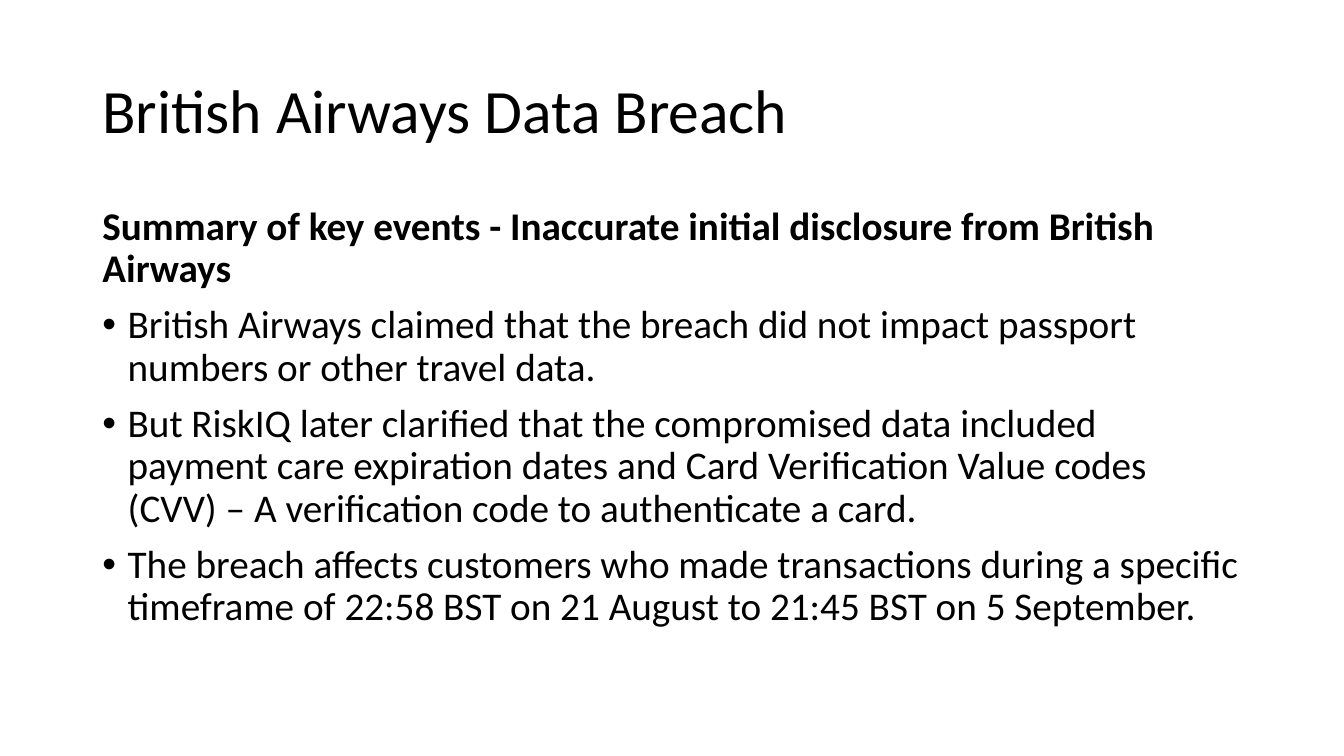
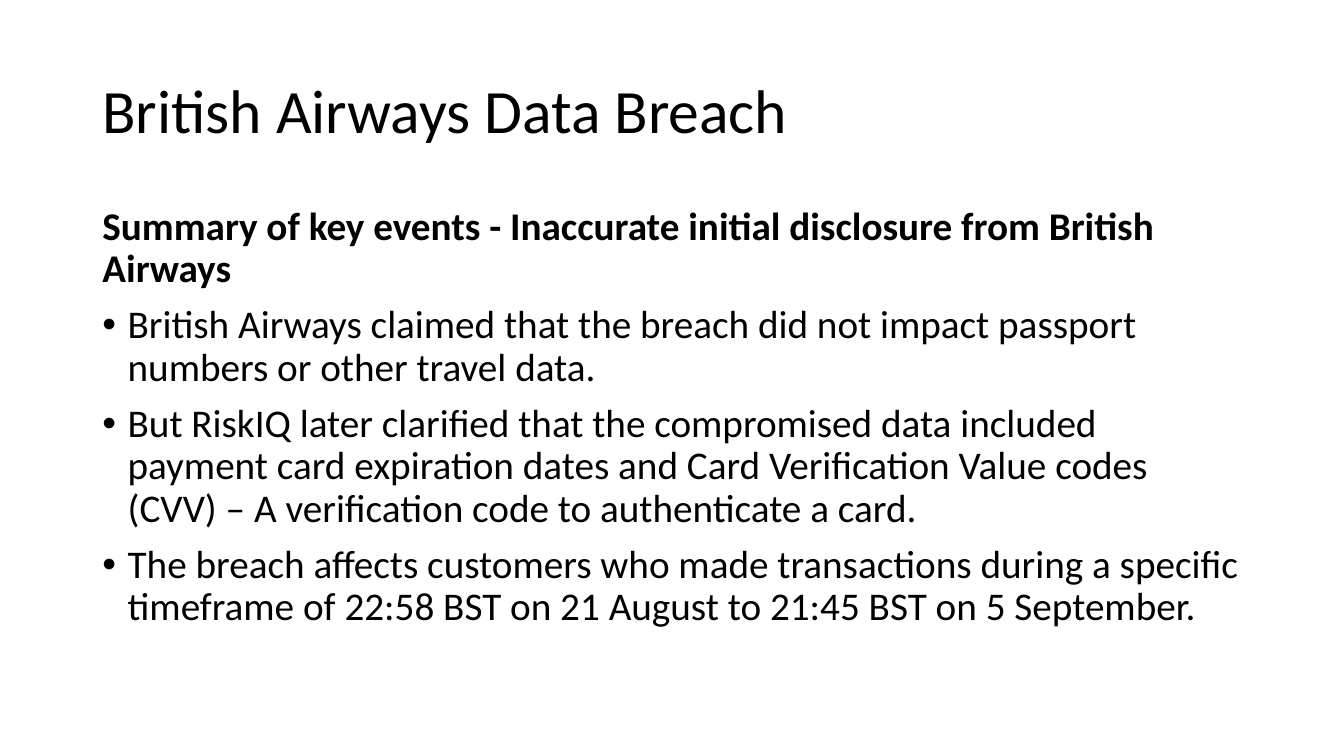
Before and after one commit to nicholasneo78/regression-analysis, a slide deck: slide 19 of CE4062-project.pptx. Drawn at 1344x756 pixels with LibreOffice and Linux fonts; fonts in the diff are those of the drawing. Boxes give left, top, right and bottom in pixels: in the first picture for what was removed or moved away, otherwise in the second. Text is boxed around its words. In the diff, an @@ line names an element or a change of style, - is before the commit and + after.

```diff
--- a/CE4062-project.pptx
+++ b/CE4062-project.pptx
@@ text at (x1=128, y1=409, x2=1147, y2=528): text changed @@
-• But RiskIQ later clarified that the compromised data included payment care expiration dates and Card Verification Value codes (CVV) – A verification code to authenticate a card.
+• But RiskIQ later clarified that the compromised data included payment card expiration dates and Card Verification Value codes (CVV) – A verification code to authenticate a card.
```
Also in this commit, not shown: 1 other slide changed, 1 other file.
